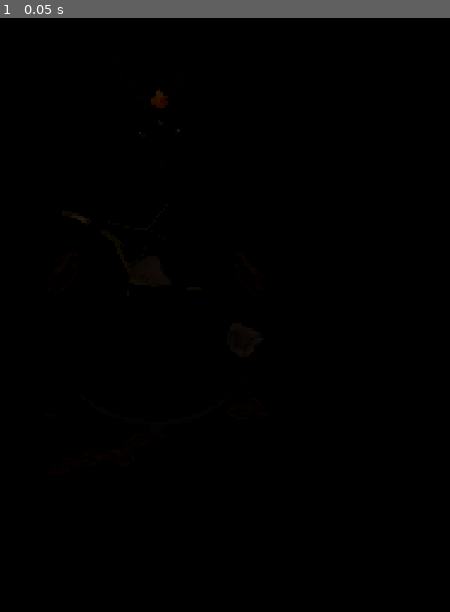
Above: before the commit, frame 1.
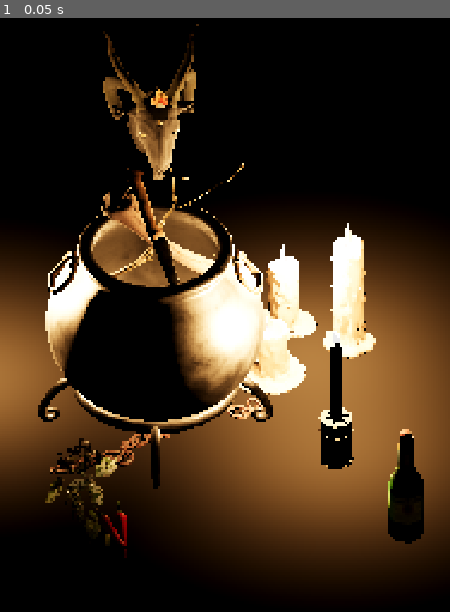
Above: after the commit, the same moment.

Repository: morphysm/BARCO
Game: Godot game, scene res://scenes/assentamento.tscn
Same seed, same stepped clock (60 frames per second), same inputs: the game is played once before the commit and once after it. This scene is started directly instead of the project's main scene.
Inputs:
- Up to frame 1 (0.05 s): no input

The runs differ from the first frame. In frame 1, 47% of the frame differs, in the area x 0-100%, y 1-96%.

Commit message:
Repor as pecas na cena, e por a rosa onde se ve
As velas, a rosa, a pimenta, a navalha e a garrafa voltam a cena, com as
transformacoes exatas de ee9aba9. O catalogo de `oferendas` e o `depor()`
ficam para quando houver o gesto de depor; nao se perde nada por estarem
la os dois.

A rosa estava na cena o tempo todo — o que nao estava era visivel. A
quinze centimetros de tres velas, e do tamanho que tinha, ficava um risco
palido atras delas. O albedo dela e escuro (78,83,70): o que a apagava era
a luz, nao a textura.

- rosa mudada para a frente do caldeirao, longe das chamas, e maior
- exposicao mais baixa e tonemap ACES com `tonemap_white`: o que estava ao
  pe de uma chama queimava para branco chapado, e uma rosa negra encostada
  a tres velas deixava de ser negra

Co-Authored-By: Claude Opus 5 <noreply@anthropic.com>
Claude-Session: https://claude.ai/code/session_01SC7sH4GDne2bVDKqb8trML

Diff:
--- a/client/scenes/assentamento.tscn
+++ b/client/scenes/assentamento.tscn
@@ -1,44 +1,88 @@
 [gd_scene format=3]
 
-[ext_resource type="Script" path="res://scripts/ui/assentamento_screen.gd" id="1_l3pjr"]
-[ext_resource type="PackedScene" path="res://resources/modelos/cauldron.glb" id="2_qcjxy"]
-[ext_resource type="PackedScene" path="res://resources/modelos/galhos.glb" id="3_6xpyb"]
-[ext_resource type="PackedScene" path="res://resources/modelos/horse_bone.glb" id="4_cou0g"]
-[ext_resource type="PackedScene" path="res://resources/modelos/rusty_chains.glb" id="5_hi7se"]
-[ext_resource type="PackedScene" path="res://resources/modelos/skull_para_caveira.glb" id="6_0qfw7"]
-[ext_resource type="PackedScene" path="res://resources/modelos/baphomet_head.glb" id="7_natrv"]
+[ext_resource type="Script" path="res://scripts/ui/assentamento_screen.gd" id="1_natrv"]
+[ext_resource type="PackedScene" path="res://resources/modelos/cauldron.glb" id="2_5gom5"]
+[ext_resource type="Shader" path="res://shaders/gravura.gdshader" id="2_g7fst"]
+[ext_resource type="PackedScene" path="res://resources/modelos/galhos.glb" id="3_g7fst"]
+[ext_resource type="PackedScene" path="res://resources/modelos/horse_bone.glb" id="4_xakwp"]
+[ext_resource type="PackedScene" path="res://resources/modelos/rusty_chains.glb" id="5_dkeok"]
+[ext_resource type="PackedScene" path="res://resources/modelos/skull_para_caveira.glb" id="6_lb37t"]
+[ext_resource type="PackedScene" path="res://resources/modelos/vela_preta.glb" id="7_bb8c7"]
+[ext_resource type="PackedScene" path="res://resources/modelos/vela_vermlha.glb" id="8_3no75"]
+[ext_resource type="PackedScene" path="res://resources/modelos/vela_branca.glb" id="9_5j7es"]
+[ext_resource type="PackedScene" path="res://resources/modelos/knife.glb" id="10_1vv23"]
+[ext_resource type="PackedScene" path="res://resources/modelos/black_rose.glb" id="11_5b10g"]
+[ext_resource type="PackedScene" path="res://resources/modelos/chili_pepper.glb" id="12_5401n"]
+[ext_resource type="PackedScene" path="res://resources/modelos/bottle_to_paloo.glb" id="13_t6q11"]
+[ext_resource type="PackedScene" path="res://resources/modelos/baphomet_head.glb" id="15_g7fst"]
 
-[sub_resource type="PlaneMesh" id="PlaneMesh_5gom5"]
+[sub_resource type="ShaderMaterial" id="ShaderMaterial_xakwp"]
+render_priority = 0
+shader = ExtResource("2_g7fst")
+shader_parameter/luz_pos = PackedVector3Array(0.26, 0.252, 0.09, -0.26999998, 0.232, -0.099999994, 0.22, 0.23199996, -0.16000001)
+shader_parameter/luz_energia = PackedFloat32Array(0.55, 0.55, 0.55)
+shader_parameter/luzes = 3
+shader_parameter/alcance = 0.18
+shader_parameter/cor_tinta = Color(0.937, 0.925, 0.882, 1)
+shader_parameter/passo = 0.15
+shader_parameter/grao = 0.45
+shader_parameter/angulo = null
+shader_parameter/contorno = null
+shader_parameter/resposta = 0.42
+
+[sub_resource type="PlaneMesh" id="PlaneMesh_l7rw8"]
 size = Vector2(3, 3)
 subdivide_width = 64
 subdivide_depth = 64
 
-[node name="Assentamento" type="Node3D" unique_id=52611824]
-script = ExtResource("1_l3pjr")
+[node name="Assentamento" type="Node3D" unique_id=1329397399]
+script = ExtResource("1_natrv")
 
-[node name="Camara" type="Camera3D" parent="." unique_id=1047995989]
+[node name="Camara" type="Camera3D" parent="." unique_id=304538616]
 transform = Transform3D(1, 0, 0, 0, 0.7880108, 0.6156615, 0, -0.6156615, 0.7880108, 0.1, 0.78, 0.95)
 projection = 1
 current = true
 size = 1.15
 
-[node name="Chao" type="MeshInstance3D" parent="." unique_id=239369102]
-mesh = SubResource("PlaneMesh_5gom5")
+[node name="Chao" type="MeshInstance3D" parent="." unique_id=1482930216]
+material_override = SubResource("ShaderMaterial_xakwp")
+mesh = SubResource("PlaneMesh_l7rw8")
 
-[node name="cauldron" type="Node3D" parent="." unique_id=1482862197 instance=ExtResource("2_qcjxy")]
+[node name="cauldron" type="Node3D" parent="." unique_id=112582217 instance=ExtResource("2_5gom5")]
 transform = Transform3D(0.32137966, 0, 0, 0, 0.32137966, 0, 0, 0, 0.32137966, 0, -2.8560056e-05, 1.4901161e-08)
 
-[node name="galhos" type="Node3D" parent="." unique_id=2052390879 instance=ExtResource("3_6xpyb")]
-transform = Transform3D(0.16157685, 0, 0.075344525, 0, 0.17828034, 0, -0.075344525, 0, 0.16157685, -0.06111504, 0.30092376, -0.012362421)
+[node name="galhos" type="Node3D" parent="." unique_id=335609428 instance=ExtResource("3_g7fst")]
+transform = Transform3D(0.16157685, 0, 0.075344525, -0.07470692, 0.023144271, 0.1602095, -0.009781193, -0.17677167, 0.020975836, 0.0017342716, 0.3187232, -0.012362421)
 
-[node name="horse_bone" type="Node3D" parent="." unique_id=274071256 instance=ExtResource("4_cou0g")]
-transform = Transform3D(0.0653307, 0, -0.054818965, 0, 0.085283175, 0, 0.054818965, 0, 0.0653307, 0.044828, 0.21944785, 0.0019304119)
+[node name="horse_bone" type="Node3D" parent="." unique_id=856933843 instance=ExtResource("4_xakwp")]
+transform = Transform3D(0.0653307, 0, -0.054818965, -0.051465493, -0.029370755, -0.06133419, -0.018879155, 0.08006609, -0.0224993, 0.0056555755, 0.35403898, 0.0019304119)
 
-[node name="rusty_chains" type="Node3D" parent="." unique_id=2020604383 instance=ExtResource("5_hi7se")]
+[node name="rusty_chains" type="Node3D" parent="." unique_id=2020464425 instance=ExtResource("5_dkeok")]
 transform = Transform3D(0.16403535, 0, 0.04395314, 0, 0.16982189, 0, -0.04395314, 0, 0.16403535, 0.00017289817, 0.017550852, 0.05017596)
 
-[node name="skull_para_caveira" type="Node3D" parent="." unique_id=636722757 instance=ExtResource("6_0qfw7")]
+[node name="skull_para_caveira" type="Node3D" parent="." unique_id=258562617 instance=ExtResource("6_lb37t")]
 transform = Transform3D(0.065045856, 0, 0.03755424, 0, 0.07510848, 0, -0.03755424, 0, 0.065045856, -0.30039412, 0.07549501, 0.09919462)
 
-[node name="baphomet_head" type="Node3D" parent="." unique_id=142864370 instance=ExtResource("7_natrv")]
+[node name="vela_preta" type="Node3D" parent="." unique_id=44924634 groups=["vela"] instance=ExtResource("7_bb8c7")]
+transform = Transform3D(0.00043494612, 0, 0, 0, 0.00043494612, 0, 0, 0, 0.00043494612, 0.25987613, 0.077349626, 0.08999999)
+
+[node name="vela_vermlha" type="Node3D" parent="." unique_id=1465869822 groups=["vela"] instance=ExtResource("8_3no75")]
+transform = Transform3D(0.007331052, 0, 0, 0, 0.007331052, 0, 0, 0, 0.007331052, -0.26949698, 0.22000068, -0.099999964)
+
+[node name="vela_branca" type="Node3D" parent="." unique_id=1951123402 groups=["vela"] instance=ExtResource("9_5j7es")]
+transform = Transform3D(1.001136, 0, 0, 0, 1.001136, 0, 0, 0, 1.001136, 0.22034633, 0.00029892864, -0.1807172)
+
+[node name="knife" type="Node3D" parent="." unique_id=886172802 instance=ExtResource("10_1vv23")]
+transform = Transform3D(0.034202017, -1.1268767e-09, 0.09396926, -0.08495051, -0.04274808, 0.030919459, 0.040170044, -0.09040243, -0.014620704, -0.00061677396, 0.3643764, 0.021357253)
+
+[node name="chili_pepper" type="Node3D" parent="." unique_id=1393072689 instance=ExtResource("12_5401n")]
+transform = Transform3D(0.015825648, 0, 0.015825648, 0, 0.022380847, 0, -0.015825648, 0, 0.015825648, -0.056419857, 0.035573557, 0.30448875)
+
+[node name="bottle_to_paloo" type="Node3D" parent="." unique_id=741873284 instance=ExtResource("13_t6q11")]
+transform = Transform3D(0.11028902, 0, 0.019446932, 0, 0.111990415, 0, -0.019446932, 0, 0.11028902, 0.36, -0.00052884535, 0.26)
+
+[node name="baphomet_head" type="Node3D" parent="." unique_id=1372496663 instance=ExtResource("15_g7fst")]
 transform = Transform3D(0.12004934, 0, 0.016871836, 0, 0.12122914, 0, -0.016871836, 0, 0.12004934, -0.00037496537, 0.33260238, -0.2630114)
+
+[node name="black_rose" type="Node3D" parent="." unique_id=1059206588 instance=ExtResource("11_5b10g")]
+transform = Transform3D(0.43521762, 0, -0.20294532, 0, 0.48020953, 0, 0.20294532, 0, 0.43521762, -0.121485375, 0.00554606, 0.2680996)
--- a/client/scripts/ui/assentamento_screen.gd
+++ b/client/scripts/ui/assentamento_screen.gd
@@ -89,7 +89,7 @@
 @export_range(0.1, 3.0) var alcance_da_luz := 0.5
 
 ## Forca de cada vela.
-@export_range(0.0, 8.0) var forca_da_luz := 0.45
+@export_range(0.0, 8.0) var forca_da_luz := 0.26
 
 ## Luz de reserva no app, para um `assentamento` sem vela nenhuma nao ser
 ## um ecra preto. Visitar e sempre gratis (SPEC.md §10.1), entao tem de se
@@ -313,7 +313,10 @@
 	var f: float = luz_de_bancada if Engine.is_editor_hint() else luz_de_reserva
 	env.ambient_light_color = Color(f, f * 0.92, f * 0.84)
 	env.ambient_light_energy = 1.0
-	env.tonemap_mode = Environment.TONE_MAPPER_FILMIC
+	env.tonemap_mode = Environment.TONE_MAPPER_ACES
+	# Sem isto o que esta ao pe de uma chama queima para branco chapado —
+	# e uma rosa negra encostada a tres velas deixa de ser negra.
+	env.tonemap_white = 3.0
 	amb.environment = env
 	add_child(amb)
 
